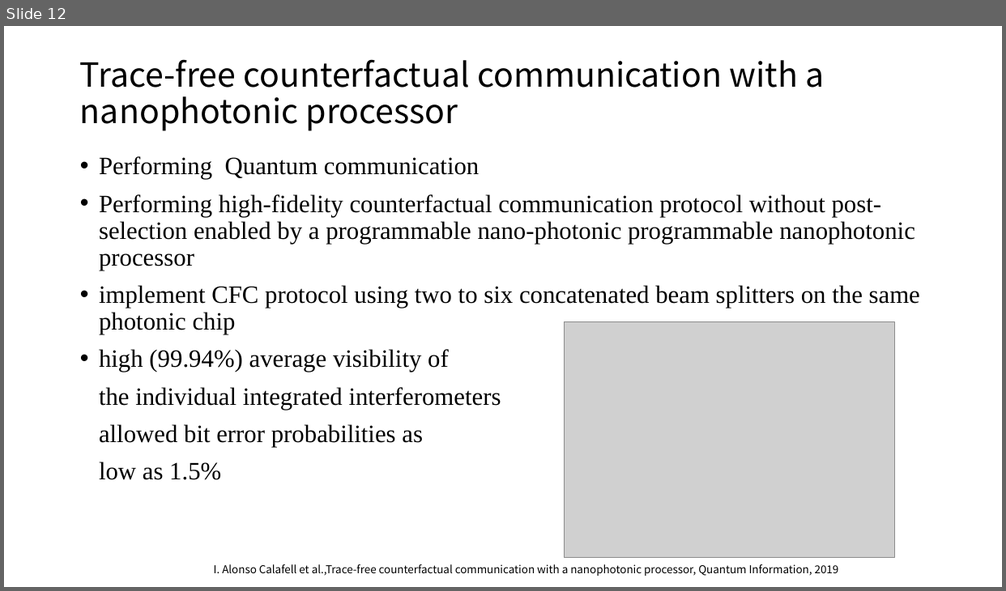
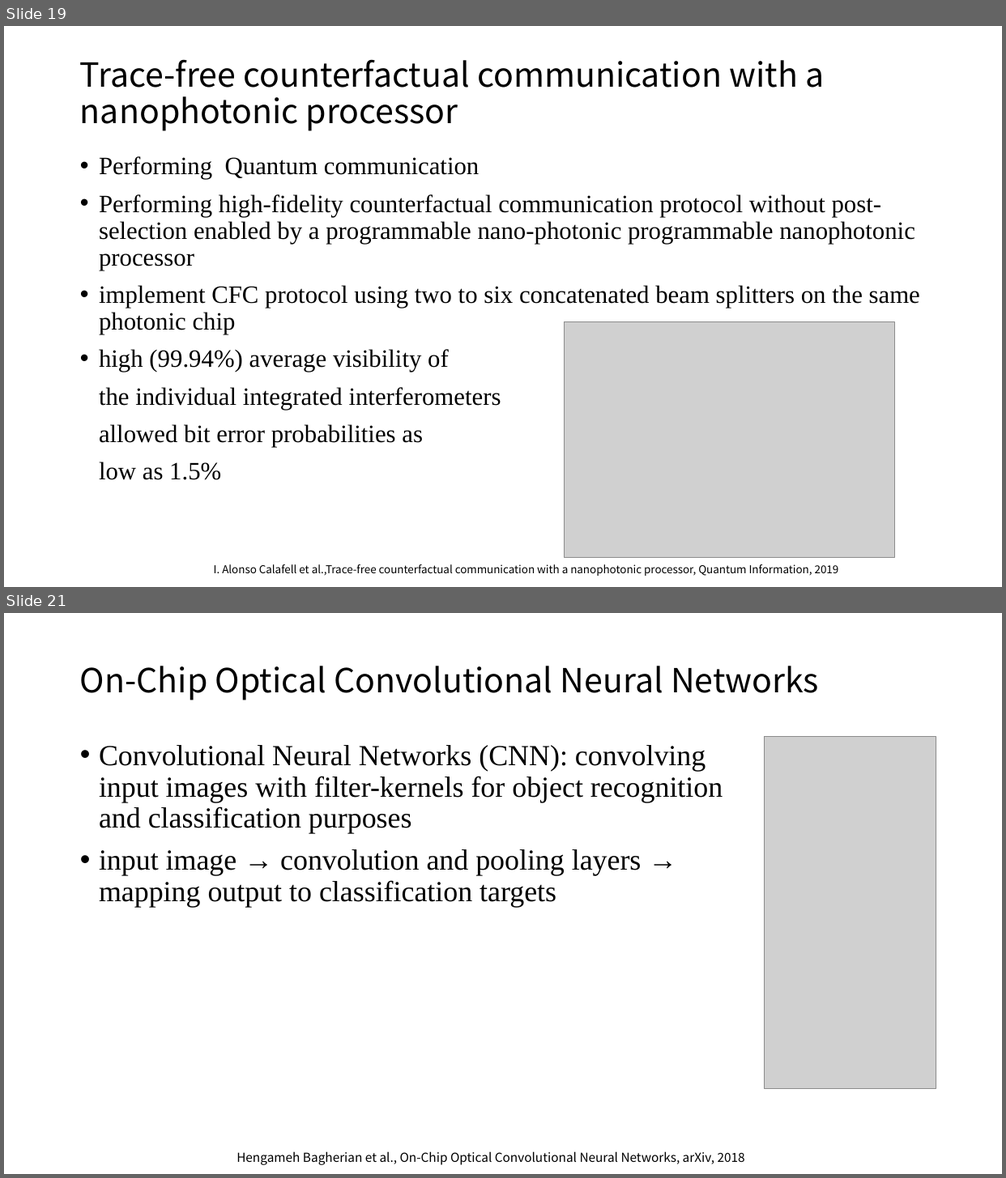
Before and after one commit to lucaschang95/DiscussionWithLin, a slide deck: 20190918 - 光芯片深度学习调研.pptx. Shown one above the other, each under a label of ours: slide 12 before the commit, slides 19 and 21 after it; the slides between them are not shown. The pictures are 1006x591 and 1006x1178 pixels, drawn with LibreOffice and Linux fonts; fonts in the diff are those of the drawing; grey boxes stand for pictures. Boxes give left, top, right and bottom in pixels: in the first picture for what was removed or moved away, otherwise in the second. Text is boxed around its words. In the diff, an @@ line names an element or a change of style, - is before the commit and + after.

```diff
--- a/20190918 - 光芯片深度学习调研.pptx
+++ b/20190918 - 光芯片深度学习调研.pptx
@@ slide 21 added at bbox=[4, 613, 1002, 1174], background #FFFFFF @@
@@ title added at bbox=[80, 666, 819, 700], 32 pt, text #000000 @@
+On-Chip Optical Convolutional Neural Networks
@@ text added at bbox=[99, 745, 722, 907], 28 pt, text #000000 @@
+• Convolutional Neural Networks (CNN): convolving input images with filter-kernels for object recognition and classification purposes
+• input image → convolution and pooling layers → mapping output to classification targets
@@ picture added at bbox=[765, 736, 936, 1089] @@
@@ text added at bbox=[236, 1152, 745, 1165], 12 pt, text #000000 @@
+Hengameh Bagherian et al., On-Chip Optical Convolutional Neural Networks, arXiv, 2018
@@ what was slide 12 is now slide 19 @@
```
Also in this commit, not shown: 11 other slides added.
